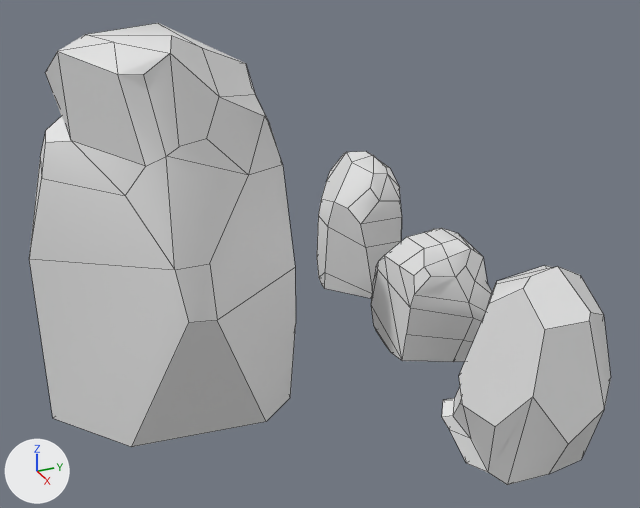
Before and after pictures for a commit that changed the FBX model Assets/Meshes/rocks_low.fbx.
One viewpoint serves both versions: a 50 mm lens placed at (216.2, 8.0, 19.2), pointed at (192.2, 18.8, 7.2). Lighting does not change. The marker at lower left points along +X, +Y and +Z. Mesh edges are drawn as thin lines. Where no turn or scale is listed for an object, it has been applied to the vertices.

Names of what the first picture shows: 'Cube.001_low', 'Cube.003_low', 'Cube_low', 'Icosphere_low'.
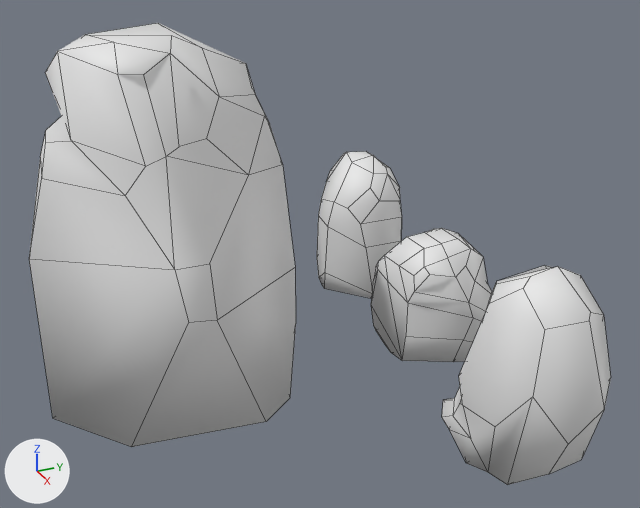
Patch to the scene script:
```diff
--- a/Assets/Meshes/rocks_low.fbx.py
+++ b/Assets/Meshes/rocks_low.fbx.py
@@ me_icosphere_low @@
 me_icosphere_low.from_pydata(...)  # 53 vertices, 46 faces; spans x -2.0..2.64, y -2.09..2.54, z -2.92..4.23
 # used by ob_icosphere_low; location = (197.05, 23.46, 4.01)
+# me_icosphere_low part 4: edges marked sharp go from 72 to 0
@@ me_cube_003_low @@
 me_cube_003_low.from_pydata(...)  # 56 vertices, 54 faces; spans x -4.96..3.69, y -4.84..3.87, z -8.85..4.77
 # used by ob_cube_003_low; location = (189.09, 15.04, 9.41)
+# me_cube_003_low part 1: edges marked sharp go from 62 to 0
@@ me_cube_001_low @@
 me_cube_001_low.from_pydata(...)  # 65 vertices, 63 faces; spans x -2.05..1.93, y -1.82..1.71, z -2.46..2.2
 # used by ob_cube_001_low; location = (191.04, 24.16, 4.28)
-me_cube_001_low.vertices[18].co = (0.62, -1.77, -2.25)  # pixel (402, 360)
-me_cube_001_low.vertices[19].co = (1.08, -1.82, 0.2)  # pixel (410, 307)
-me_cube_001_low.vertices[20].co = (1.19, -1.74, 0.76)  # pixel (414, 294)
-me_cube_001_low.vertices[32].co = (1.49, -1.31, 1.52)  # pixel (430, 276)
-me_cube_001_low.vertices[41].co = (0.85, -1.79, -1.03)  # pixel (406, 334)
+# me_cube_001_low part 2
+me_cube_001_low.vertices[18].co = (0.6, -1.77, -2.25)  # pixel (402, 360)
+me_cube_001_low.vertices[19].co = (0.88, -1.81, 0.31)  # pixel (407, 302)
+me_cube_001_low.vertices[20].co = (1.16, -1.73, 0.84)  # pixel (414, 291)
+me_cube_001_low.vertices[32].co = (1.45, -1.32, 1.55)  # pixel (429, 274)
+me_cube_001_low.vertices[41].co = (0.83, -1.79, -1.12)  # pixel (405, 336)
+# me_cube_001_low part 3: edges marked sharp go from 57 to 0
```

What differs and where, as boxes (x1, y1, x2, y2) in the pictures (640 x 508 px; the box of a moved part takes in the faces that stretch with it):
part 1 of me_cube_003_low, shading changed: (29, 23, 296, 447) in both
part 2 of me_cube_001_low, moved or reshaped: (371, 257, 466, 362) in both
part 3 of me_cube_001_low, shading changed: (371, 228, 492, 362) in both
part 4 of me_icosphere_low, shading changed: (442, 265, 611, 485) in both
